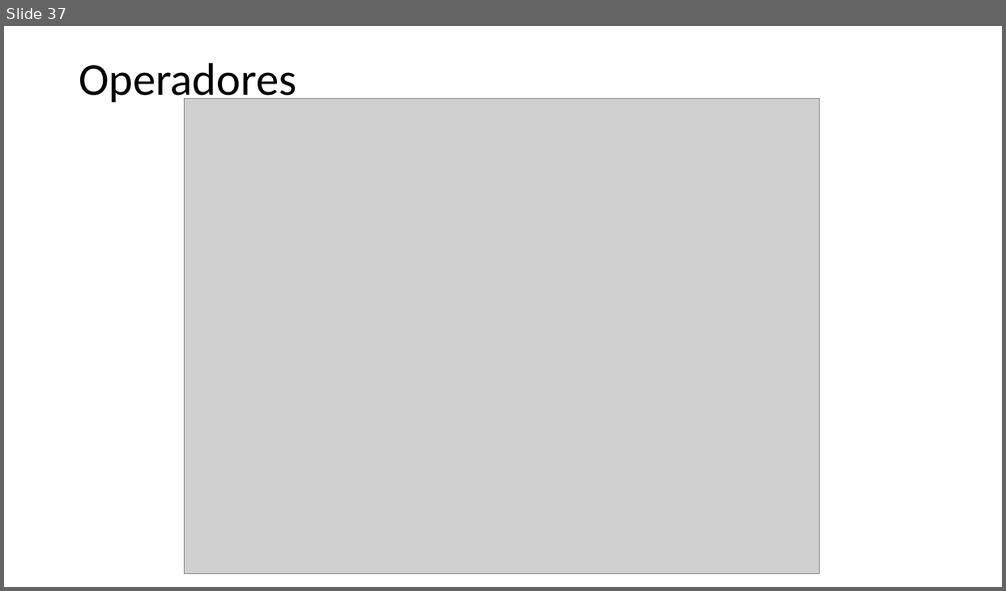
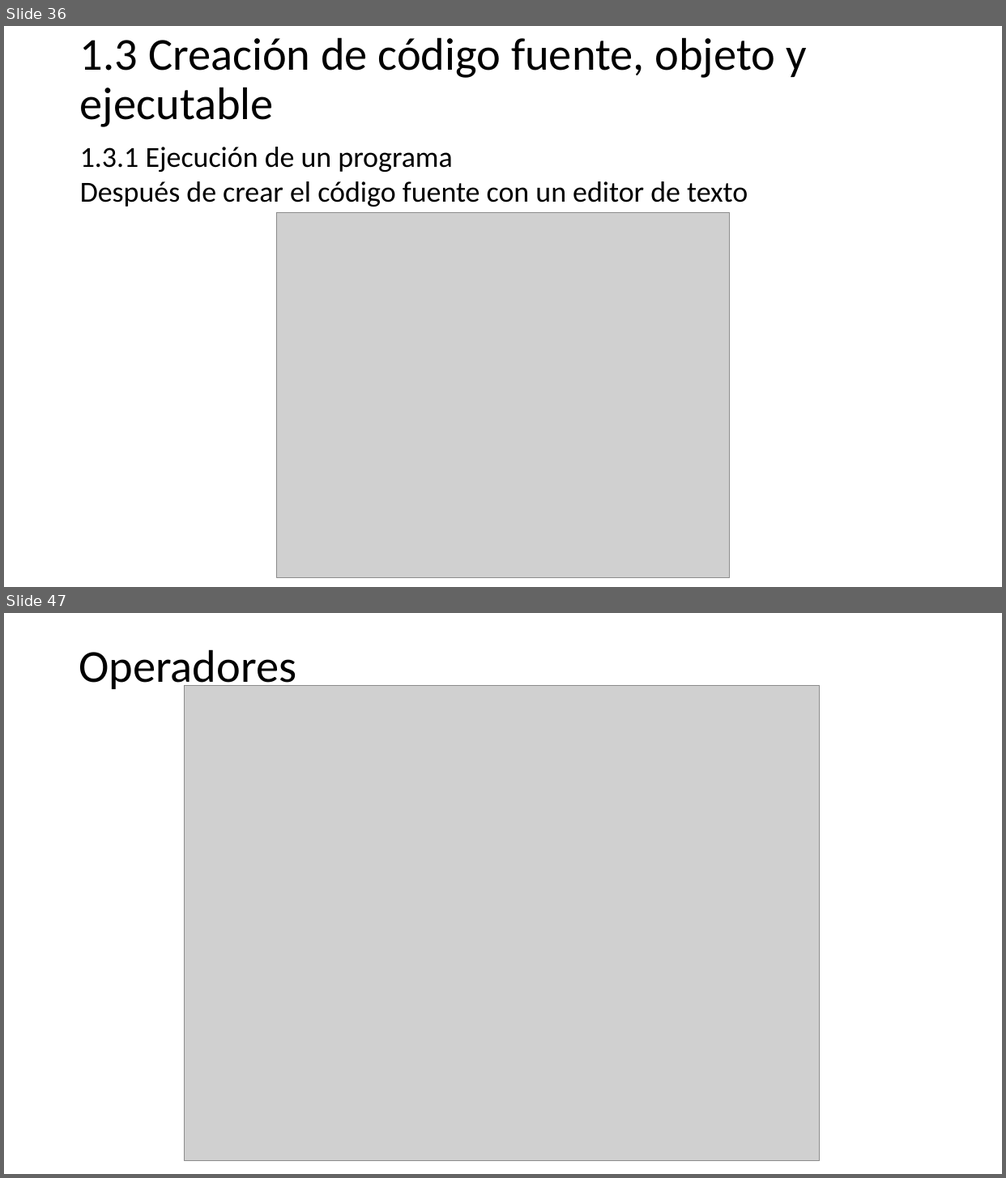
Before and after one commit to programacionestructurada/2021-2, a slide deck: U1_Introduccion_a_la_programacion/PracticaGuiada01_Introduccion_a_la_programacion.pptx. Shown one above the other, each under a label of ours: slide 37 before the commit, slides 36 and 47 after it; the slides between them are not shown. The pictures are 1006x591 and 1006x1178 pixels, drawn with LibreOffice and Linux fonts; fonts in the diff are those of the drawing; grey boxes stand for pictures. Boxes give left, top, right and bottom in pixels: in the first picture for what was removed or moved away, otherwise in the second. Text is boxed around its words. In the diff, an @@ line names an element or a change of style, - is before the commit and + after.

```diff
--- a/U1_Introduccion_a_la_programacion/PracticaGuiada01_Introduccion_a_la_programacion.pptx
+++ b/U1_Introduccion_a_la_programacion/PracticaGuiada01_Introduccion_a_la_programacion.pptx
@@ slide 36 added at (x1=4, y1=26, x2=1002, y2=587), background #FFFFFF @@
@@ title added at (x1=80, y1=37, x2=807, y2=127), 44 pt, text #000000 @@
+1.3 Creación de código fuente, objeto y ejecutable
@@ text added at (x1=80, y1=147, x2=748, y2=207), 28 pt, text #000000 @@
+1.3.1 Ejecución de un programa
+Después de crear el código fuente con un editor de texto
@@ picture added at (x1=276, y1=212, x2=731, y2=578) @@
@@ what was slide 37 is now slide 47 @@
```
Also in this commit, not shown: 2 slides changed, 10 other slides added, 1 slide removed.
